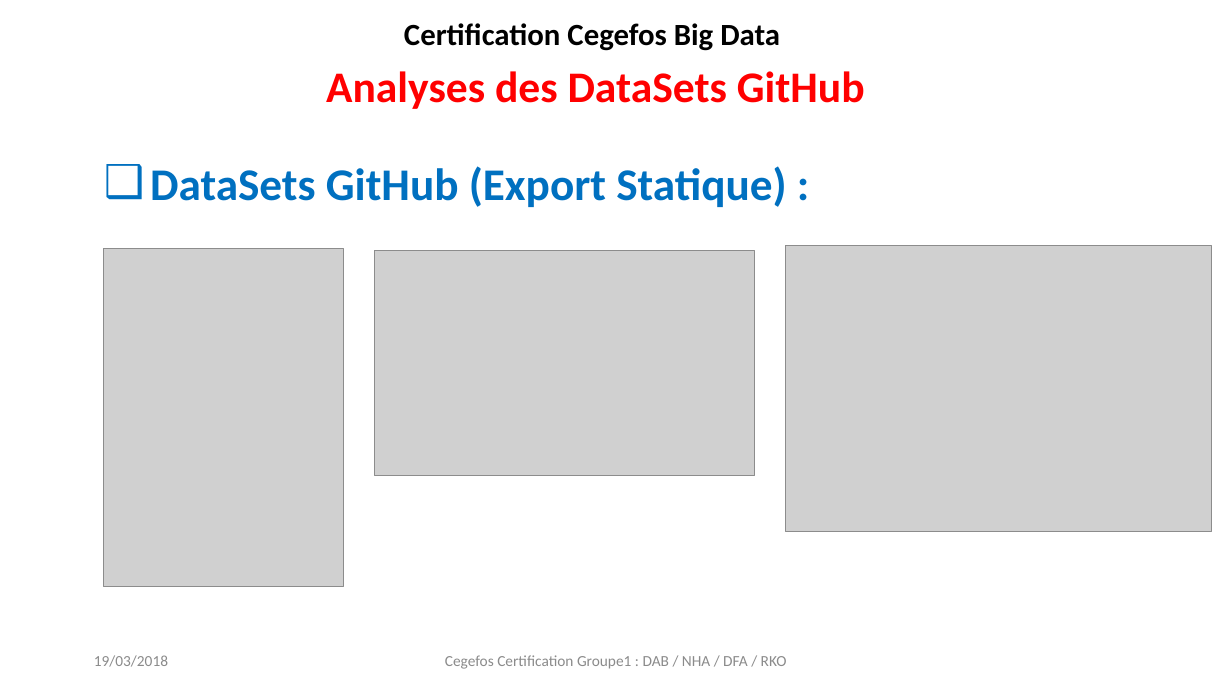
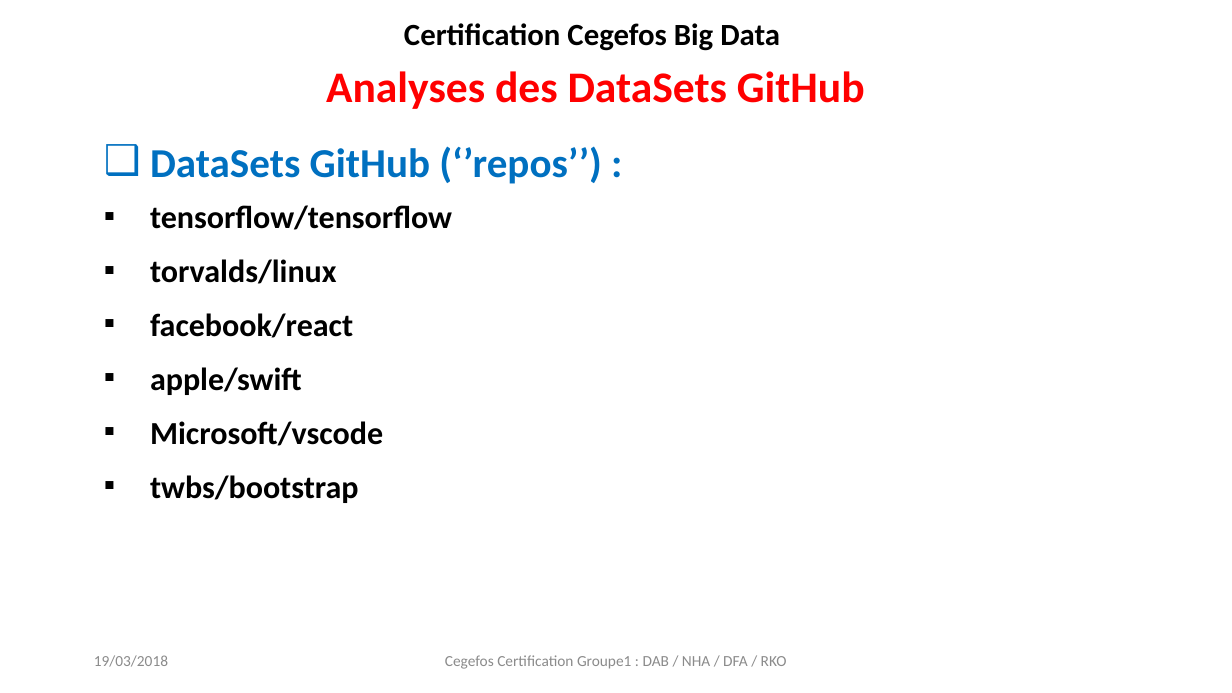
Before and after one commit to chams2012/bigDataGr1, a slide deck: slide 4 of projet_certification_github_group1.pptx. Drawn at 1232x693 pixels with LibreOffice and Linux fonts; fonts in the diff are those of the drawing; grey boxes stand for pictures. Boxes give left, top, right and bottom in pixels: in the first picture for what was removed or moved away, otherwise in the second. Text is boxed around its words. In the diff, an @@ line names an element or a change of style, - is before the commit and + after.

```diff
--- a/projet_certification_github_group1.pptx
+++ b/projet_certification_github_group1.pptx
@@ text at [150, 146, 602, 503]: text changed; size 35.2 to 25 pt; text colour #0070C0 to #000000 @@
-❑ DataSets GitHub (Export Statique) :
+❑ DataSets GitHub (‘’repos’’) :
+▪ tensorflow/tensorflow
+▪ torvalds/linux
+▪ facebook/react
+▪ apple/swift
+▪ Microsoft/vscode
+▪ twbs/bootstrap
@@ picture removed at [104, 249, 343, 588] @@
@@ picture removed at [374, 250, 754, 476] @@
@@ picture removed at [786, 246, 1211, 531] @@
```
Also in this commit, not shown: 16 other slides changed, 2 other files.
